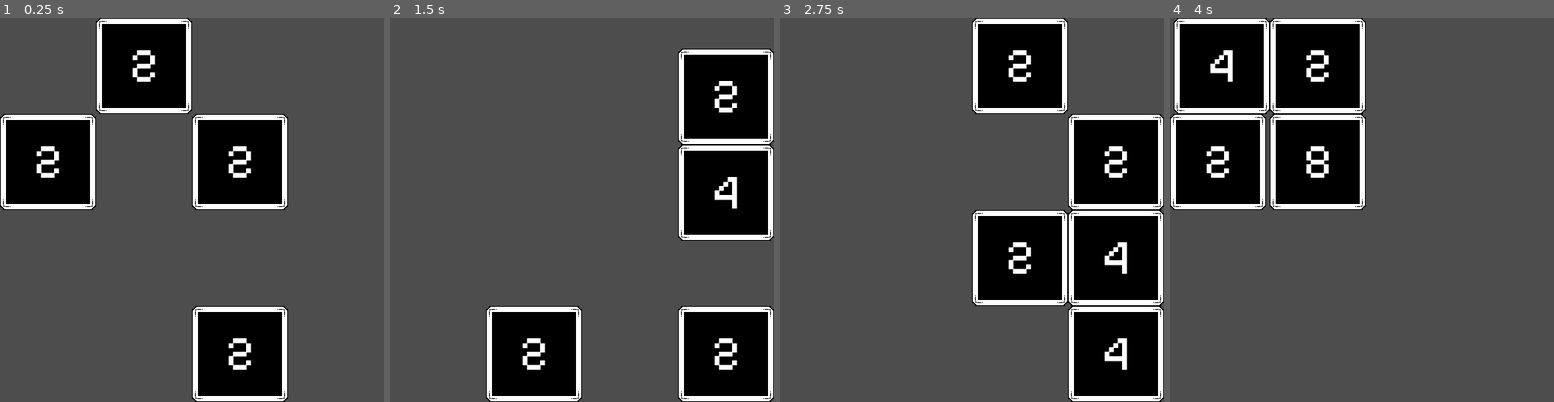
Above: before the commit, frames 1-4 (left to right).
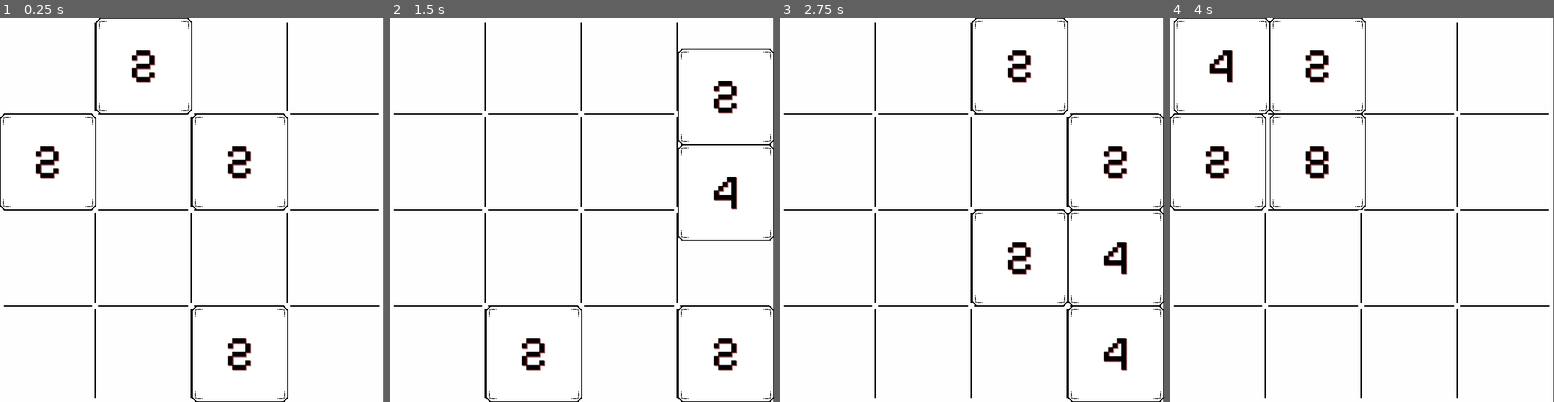
Above: after the commit, the same moments.

Repository: Rac0lW/2048ExGodot
Game: Godot game, scene res://Scenes/main.tscn
Same seed, same stepped clock (60 frames per second), same inputs: the game is played once before the commit and once after it.
Inputs:
- Up to frame 1 (0.25 s): no input
- Up to frame 2 (1.5 s): tap Enter at 0.5 s; hold D (RIGHT) 0.53-1.28 s; hold S (DOWN) from 1.28 s (still down)
- Up to frame 3 (2.75 s): release S (DOWN) at 2.03 s; hold D (RIGHT) from 2.03 s (still down)
- Up to frame 4 (4 s): release D (RIGHT) at 2.78 s; hold W (UP) 2.78-3.53 s; hold A (LEFT) from 3.53 s (still down)

The runs differ from the first frame. In frame 1, 94% of the frame differs, in the area x 0-100%, y 0-100%; in frame 2, 94%; in frame 3, 93%; in frame 4, 94%.

Commit message:
Add font color change function

Diff:
--- a/Scenes/block.tscn
+++ b/Scenes/block.tscn
@@ -36,13 +36,19 @@
 size_flags_vertical = 4
 color = Color(0, 0, 0, 1)
 
-[node name="Label" type="Label" parent="."]
+[node name="Label" type="Label" parent="Icon/ColorRect"]
 texture_filter = 1
-offset_left = 24.0
-offset_top = 24.0
-offset_right = 104.0
-offset_bottom = 104.0
+layout_mode = 1
+anchors_preset = 15
+anchor_right = 1.0
+anchor_bottom = 1.0
+offset_left = -1.0
+offset_right = -1.0
+grow_horizontal = 2
+grow_vertical = 2
+size_flags_horizontal = 4
 theme_override_colors/font_color = Color(1, 1, 1, 1)
+theme_override_colors/font_shadow_color = Color(0.724026, 0.319159, 0.319159, 1)
 theme_override_fonts/font = ExtResource("3_ju6aj")
 theme_override_font_sizes/font_size = 64
 text = "2"
--- a/Scenes/main.tscn
+++ b/Scenes/main.tscn
@@ -1,9 +1,10 @@
-[gd_scene load_steps=5 format=3 uid="uid://cmr7r7b5pfjv8"]
+[gd_scene load_steps=6 format=3 uid="uid://cmr7r7b5pfjv8"]
 
 [ext_resource type="Script" path="res://Scenes/main.gd" id="1_gphku"]
 [ext_resource type="Script" path="res://Scenes/initSettings.gd" id="1_mka02"]
 [ext_resource type="Script" path="res://Scenes/Input.gd" id="2_8anyh"]
 [ext_resource type="Script" path="res://Scenes/BlockManager.gd" id="3_gpw54"]
+[ext_resource type="PackedScene" uid="uid://kj11j3o41s0v" path="res://Scenes/tiles.tscn" id="5_1tju8"]
 
 [node name="Main" type="Node2D"]
 script = ExtResource("1_gphku")
@@ -24,6 +25,10 @@
 wait_time = 0.5
 one_shot = true
 
+[node name="tiles" parent="." instance=ExtResource("5_1tju8")]
+z_index = -1
+position = Vector2(255, 256)
+
 [connection signal="gen" from="Input" to="BlockManager" method="_on_input_gen"]
 [connection signal="timeout" from="Input/Timer" to="Input" method="_on_timer_timeout"]
 [connection signal="timeout" from="LTimer" to="BlockManager" method="_on_timer_timeout"]
--- /dev/null
+++ b/Scenes/tiles.tscn
@@ -0,0 +1,8 @@
+[gd_scene load_steps=2 format=3 uid="uid://kj11j3o41s0v"]
+
+[ext_resource type="Texture2D" uid="uid://d4enus05urfyp" path="res://Assets/images/gird1616.png" id="1_7g0ti"]
+
+[node name="tiles" type="Node2D"]
+
+[node name="Gird1616" type="Sprite2D" parent="."]
+texture = ExtResource("1_7g0ti")
--- a/block.gd
+++ b/block.gd
@@ -7,20 +7,24 @@
 @onready var icon = $Icon
 @onready var color_rect = $Icon/ColorRect
 @onready var audio_stream_player_2d = $AudioStreamPlayer2D
+#@onready var label = $Label
+@onready var label = $Icon/ColorRect/Label
 
-@onready var label = $Label
+
+#@onready var label = $Label
+
+func _ready():
+	var temp = 1 - float(value) / 2048.
+	var rtemp = 1 - temp
+	color_rect.set_color(Color(temp, temp, temp, 1))
+	label.set("theme_override_colors/font_color", Color(rtemp, rtemp, rtemp, 1.0))
+
 
 func readyToDie():
 	isDie = true
 
-func New(pos):
-	pass
-
 func Delete():
 	erase()
-
-func movePosition(from, to, width):
-	pass
 
 func getPos() -> Vector2:
 	return gridPosition
@@ -36,16 +40,15 @@
 	if isDie:
 		Delete()
 
-func setDefault():
-	pass
-
 func getValue() -> int:
 	return value
 
 func mergeValue():
 	value += value
 	label.text = str(value)
-	#TODO use shader to make it, value is named "intensity"
+	var temp = 1 - float(value) / 2048.
+	color_rect.set_color(Color(temp, temp, temp, 1))
+
 	if not is_inside_tree():
 		return
 	var tween = get_tree().create_tween()
